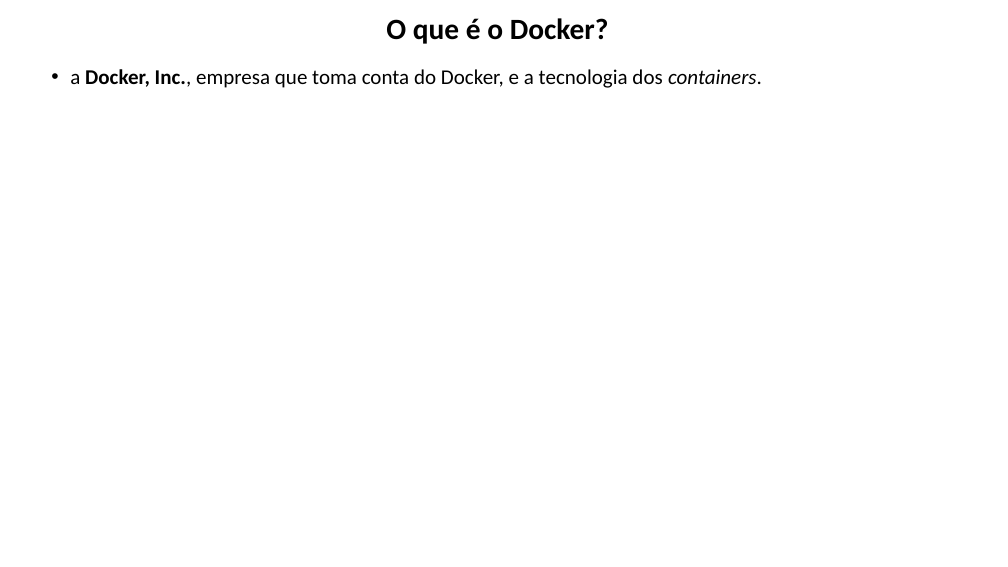
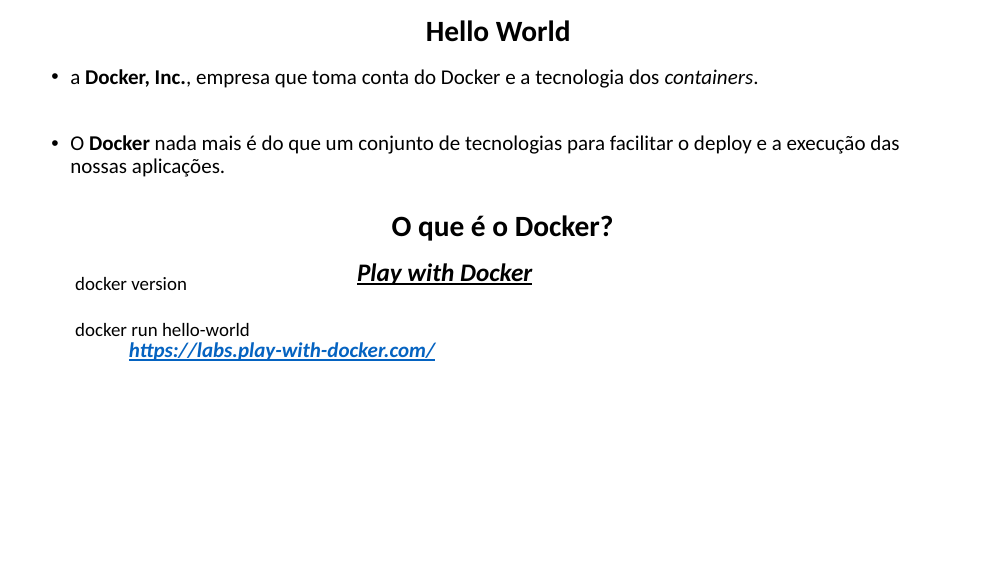
Before and after one commit to lacsousa/learning-docker, a slide deck: slide 5 of docs/docker-resumo.pptx. Drawn at 1008x567 pixels with LibreOffice and Linux fonts; fonts in the diff are those of the drawing. Boxes give left, top, right and bottom in pixels: in the first picture for what was removed or moved away, otherwise in the second. Text is boxed around its words. In the diff, an @@ line names an element or a change of style, - is before the commit and + after.

```diff
--- a/docs/docker-resumo.pptx
+++ b/docs/docker-resumo.pptx
@@ text added at (426,20,571,42), 28 pt, text #000000, bold @@
+Hello World
@@ text at (70,69,899,177): text changed @@
-• a Docker, Inc., empresa que toma conta do Docker, e a tecnologia dos containers.
+• a Docker, Inc., empresa que toma conta do Docker e a tecnologia dos containers.
+• O Docker nada mais é do que um conjunto de tecnologias para facilitar o deploy e a execução das nossas aplicações.
@@ title "O que é o Docker?": place and size @@
-title "O que é o Docker?" at (386,18,609,44)
+title "O que é o Docker?" at (392,215,614,241)
@@ text added at (129,263,532,361), 20 pt, text #0563C1, bold, italic, underline @@
+Play with Docker
+https://labs.play-with-docker.com/
@@ text added at (75,277,250,336), 18 pt, text #000000 @@
+docker version
+docker run hello-world
```
Also in this commit, not shown: 2 slides added.
